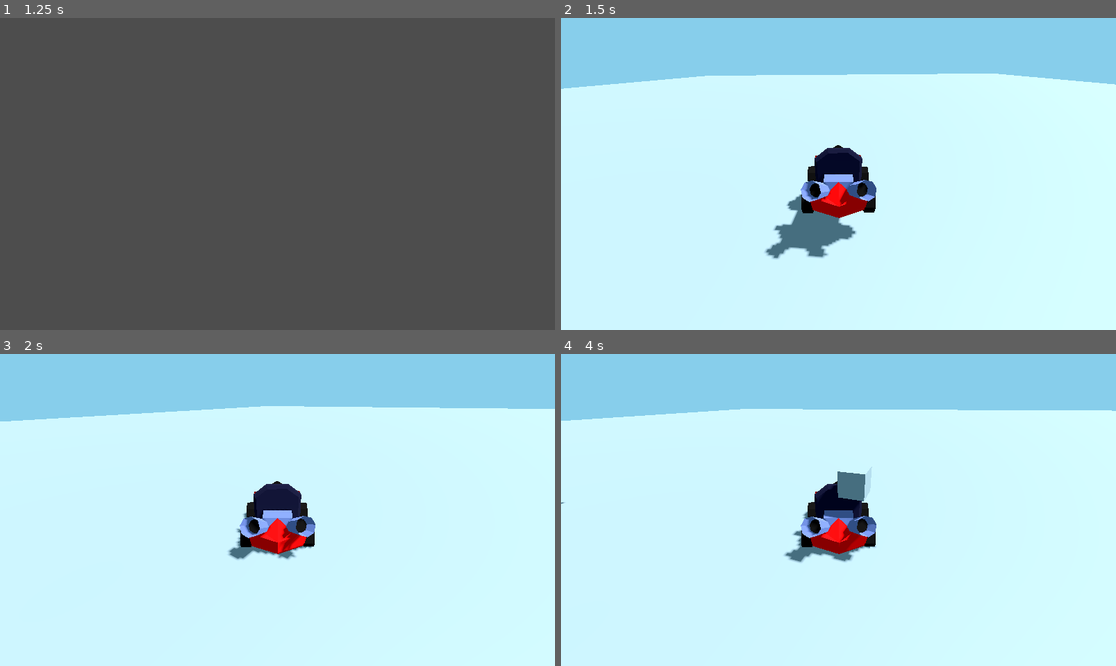
Above: before the commit, frames 1-4 (two rows, left to right).
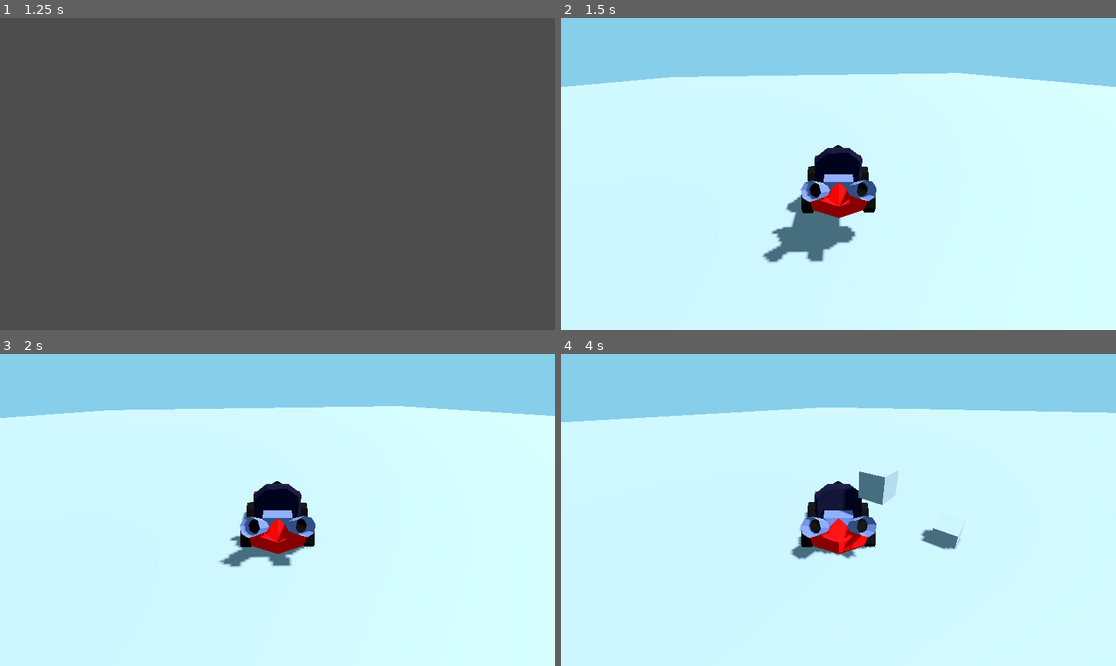
Above: after the commit, the same moments.

Repository: StubblyCamera52/yargkart
Game: Godot game, scene res://test.tscn
The game is run twice, just before and just after one commit, with the same random seed, the same clock (stepped at 60 frames per second) and the same inputs.
Inputs:
- Up to frame 1 (1.25 s): tap Enter at 0.5 s; hold D (Steer_Right) from 0.53 s (still down); tap K (Action) at 0.6 s
- Up to frame 2 (1.5 s): tap Space at 1.25 s; release D (Steer_Right) at 1.28 s; hold A (Steer_Left) from 1.28 s (still down); tap O (Join) at 1.35 s
- Up to frame 3 (2 s): keep holding A (Steer_Left)
- Up to frame 4 (4 s): release A (Steer_Left) at 2.03 s; hold D (Steer_Right) 2.03-2.78 s; tap K (Action) at 2.1, 3.6 s; hold W (Accelerate) 2.78-3.53 s; tap O (Join) at 2.85 s; hold A (Steer_Left) from 3.53 s (still down)

Frame 1 is identical in both runs. In frame 2, 1.0% of the frame differs, in the area x 0-100%, y 17-79%; in frame 3, 2.1%; in frame 4, 2.6%, in the area x 0-100%, y 17-67%.

Commit message:
Update car.gd

Diff:
--- a/car.gd
+++ b/car.gd
@@ -5,6 +5,8 @@
 @export var steer_limit: float = 0.5
 @export var decel: float = 30.0
 @export var gravity: float = 30.0
+@export var speed_limit: float = 4500.0 # miles per hour lmao
+@export var wheel_rotate_speed: float = 0.01
 
 var item_manager
 
@@ -14,6 +16,10 @@
 var engine
 var steer := 0
 var player_vel := 0.0
+@onready var wheelFL = $FLWheelModel
+@onready var wheelFR = $FrWheelModel
+@onready var wheelBL = $BLWheelModel
+@onready var wheelBR = $BRWheelModel
 
 var previous_speed = velocity.length()
 
@@ -24,9 +30,30 @@
 
 	input = DeviceInput.new(device_id)
 
+func rotate_wheels_x(dir: float, delta: float) -> void:
+	wheelFL.rotation.x = move_toward(player_vel, dir, delta*wheel_rotate_speed)
+	wheelFR.rotation.x = move_toward(player_vel, dir, delta*wheel_rotate_speed)
+	wheelBL.rotation.x = move_toward(player_vel, dir, delta*wheel_rotate_speed)
+	wheelBR.rotation.x = move_toward(player_vel, dir, delta*wheel_rotate_speed)
+
+func rotate_wheels_y(dir: float, delta: float) -> void:
+	wheelFL.rotation.y = move_toward(player_vel, dir, delta*wheel_rotate_speed)
+	wheelFR.rotation.y = move_toward(player_vel, dir, delta*wheel_rotate_speed)
+	wheelBL.rotation.y = move_toward(player_vel, dir, delta*wheel_rotate_speed)
+	wheelBR.rotation.y = move_toward(player_vel, dir, delta*wheel_rotate_speed)
+
+func rotate_wheels_z(dir: float, delta: float) -> void:
+	wheelFL.rotation.z = move_toward(player_vel, dir, delta*wheel_rotate_speed)
+	wheelFR.rotation.z = move_toward(player_vel, dir, delta*wheel_rotate_speed)
+	wheelBL.rotation.z = move_toward(player_vel, dir, delta*wheel_rotate_speed)
+	wheelBR.rotation.z = move_toward(player_vel, dir, delta*wheel_rotate_speed)
+
 func _physics_process(delta: float) -> void:
 	var gas_input_amount = input.get_action_strength("Accelerate")
-	steer_target = input.get_axis("Steer_Right", "Steer_Left")*2
+	steer_speed = player_vel*0.005
+	if steer_speed > 10:
+		steer_speed = 10
+	steer_target = input.get_axis("Steer_Right", "Steer_Left")*steer_speed
 	steer_target *= steer_limit
 
 	if input.is_action_pressed("Accelerate"):
@@ -34,18 +61,22 @@
 	else:
 		engine = 0.0
 
-
-
 	if is_on_floor():
 		pass
 	else:
 		velocity.y-=gravity*delta
+
 	steer = move_toward(steer, steer_target, delta*steer_speed)
 	rotation.y+=steer_target*delta
-	player_vel += engine*delta
+	if is_on_floor():
+		player_vel += engine*delta
+		if player_vel > speed_limit:
+			player_vel = speed_limit
 	player_vel = move_toward(player_vel, 0, decel*delta)
 	velocity.x = cos(rotation.y)*player_vel*delta
 	velocity.z = -sin(rotation.y)*player_vel*delta
+
+	rotate_wheels_x(engine*delta, delta)
 	move_and_slide()
 
 	#items
@@ -55,3 +86,11 @@
 	previous_speed = 0
 
 	previous_speed = velocity.length()
+
+# to implement:
+	# speed cap ✔
+	# do not accel if in air ✔
+	# make turning, like, good ✖
+	# make turning, like, passable ✔
+	# wheel crap ➖
+	# make turning not stop immediately
